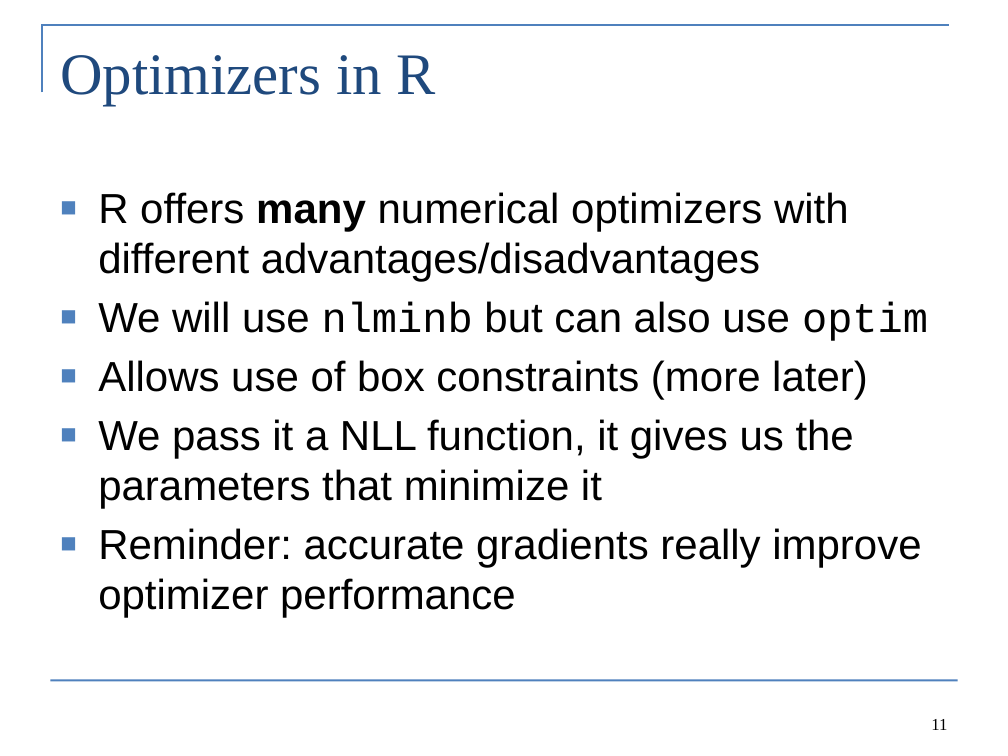
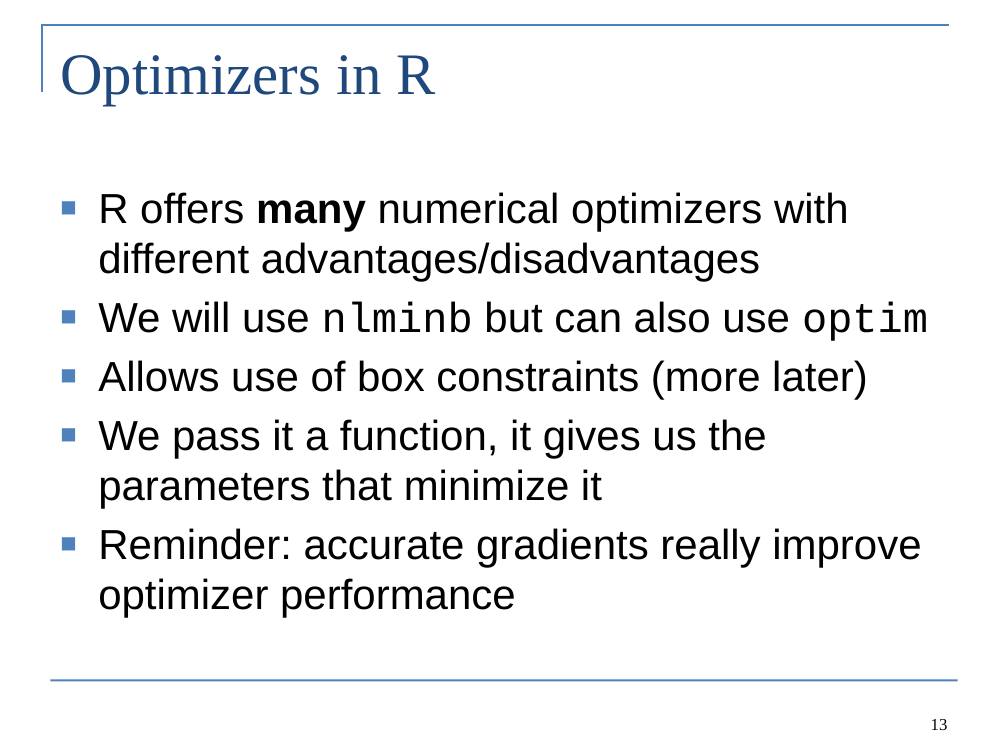
Before and after one commit to Cole-Monnahan-NOAA/tmb_workshop, a slide deck: slide 13 of day1/lecture1_optimization_eng.pptx (slide 11 before the commit). Drawn at 1008x756 pixels with LibreOffice and Linux fonts; fonts in the diff are those of the drawing. Boxes give left, top, right and bottom in pixels: in the first picture for what was removed or moved away, otherwise in the second. Text is boxed around its words. In the diff, an @@ line names an element or a change of style, - is before the commit and + after.

```diff
--- a/day1/lecture1_optimization_eng.pptx
+++ b/day1/lecture1_optimization_eng.pptx
@@ text at box(98, 419, 766, 509): text changed @@
-■ We pass it a NLL function, it gives us the parameters that minimize it
+■ We pass it a function, it gives us the parameters that minimize it
@@ page number at box(931, 719, 948, 730): text changed @@
-11
+13
```
Also in this commit, not shown: 4 other slides changed, 3 slides added, 5 other files.
